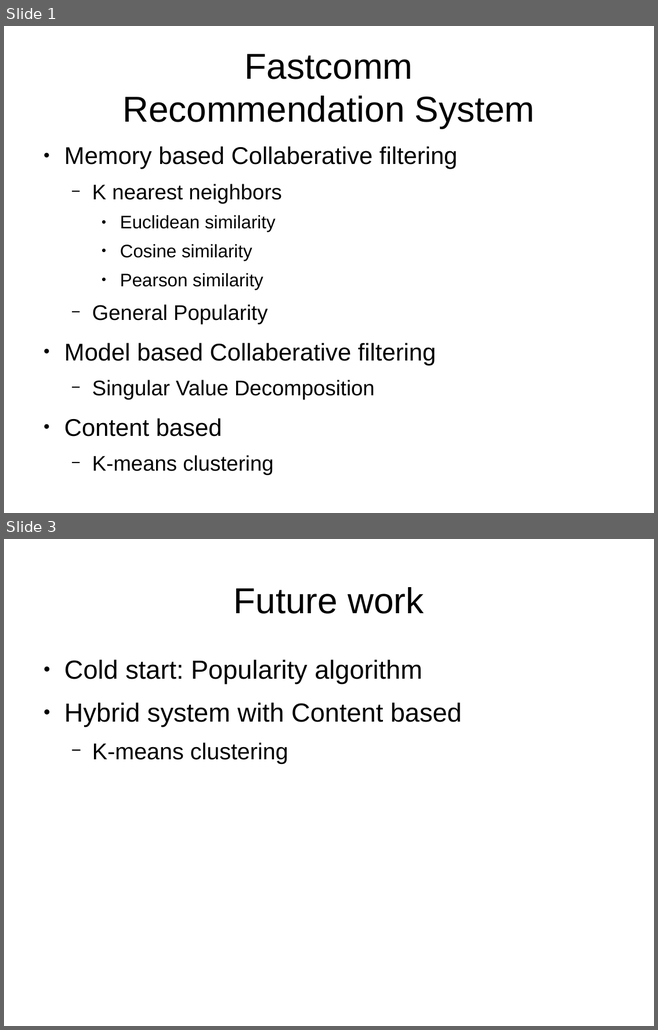
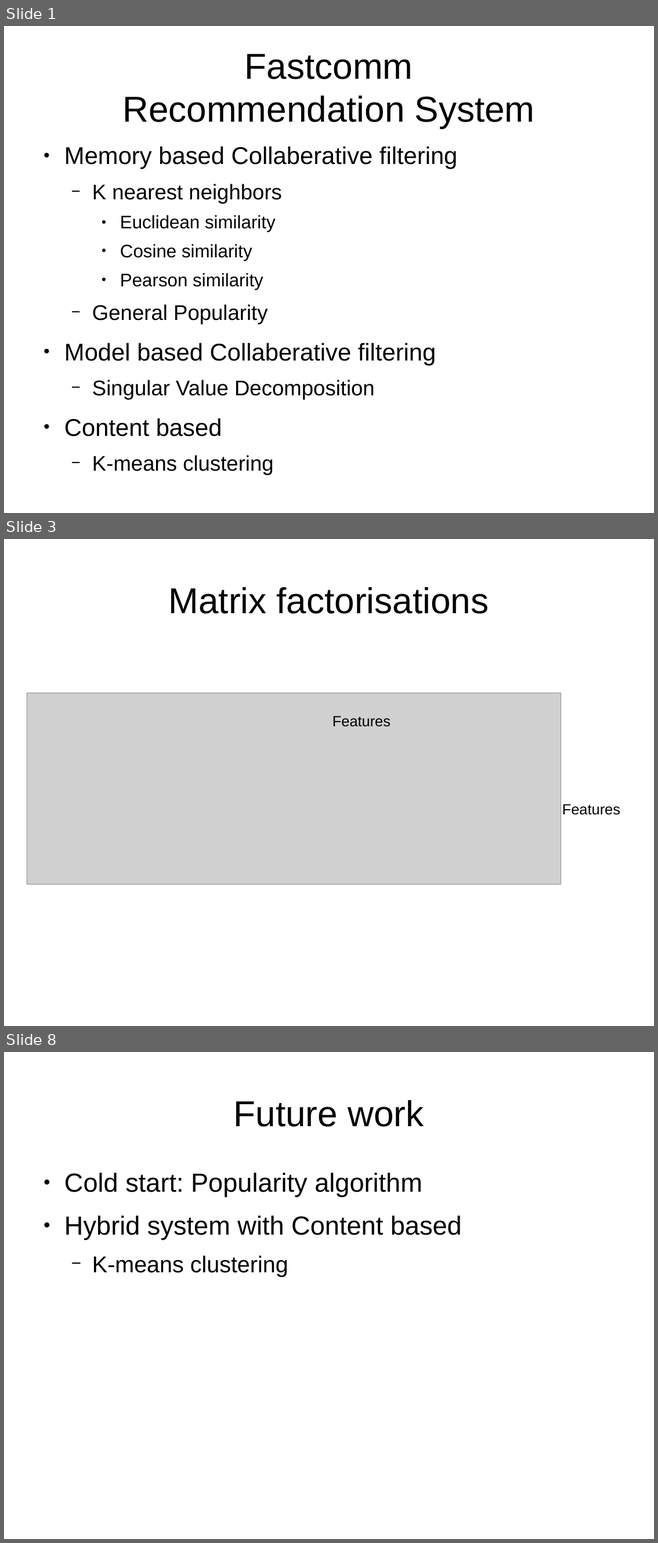
Before and after one commit to DriesSmit/Recommendation-System, a slide deck: Presentation.odp. Shown one above the other, each under a label of ours: slides 1 and 3 before the commit, slides 1, 3 and 8 after it; the slides between them are not shown. The pictures are 658x1030 and 658x1543 pixels, drawn with LibreOffice and Linux fonts; fonts in the diff are those of the drawing; grey boxes stand for pictures. Boxes give left, top, right and bottom in pixels: in the first picture for what was removed or moved away, otherwise in the second. Text is boxed around its words. In the diff, an @@ line names an element or a change of style, - is before the commit and + after.

```diff
--- a/Presentation.odp
+++ b/Presentation.odp
@@ slide 3 added at (4, 539, 654, 1026), background #FFFFFF @@
@@ title added at (169, 587, 489, 614), 44 pt, text #000000 @@
+Matrix factorisations
@@ picture added at (27, 693, 561, 885) @@
@@ text added at (332, 716, 390, 727), 18 pt, text #000000 @@
+Features
@@ text added at (562, 804, 620, 815), 18 pt, text #000000 @@
+Features
@@ what was slide 3 is now slide 8 @@
```
Also in this commit, not shown: 1 slide changed, 4 other slides added, 6 other files.
